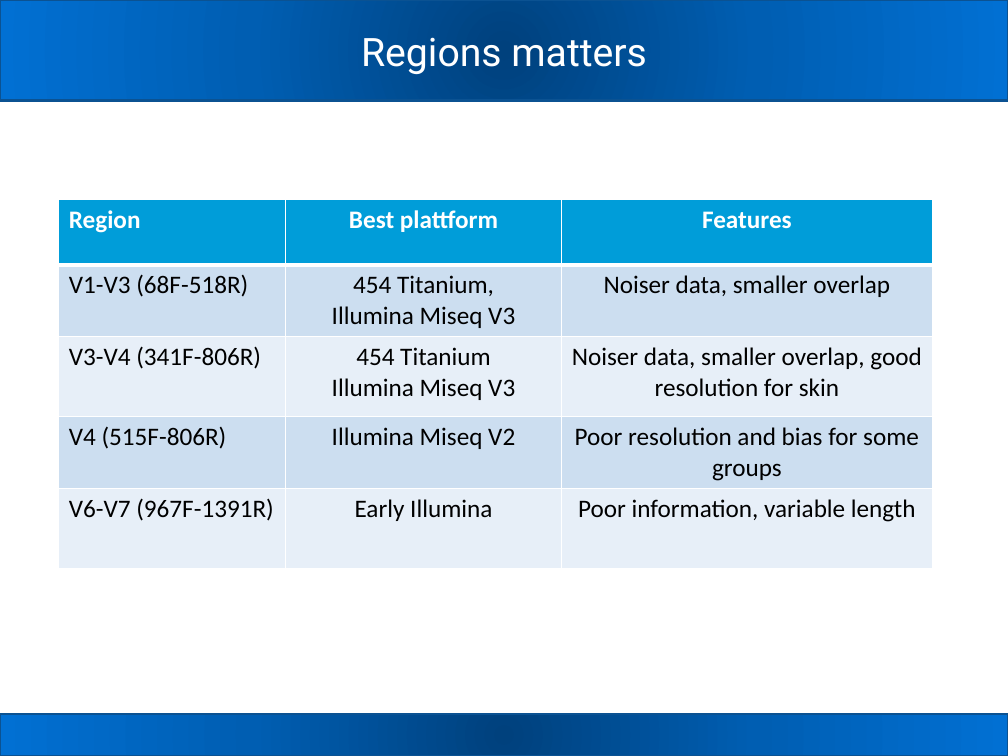
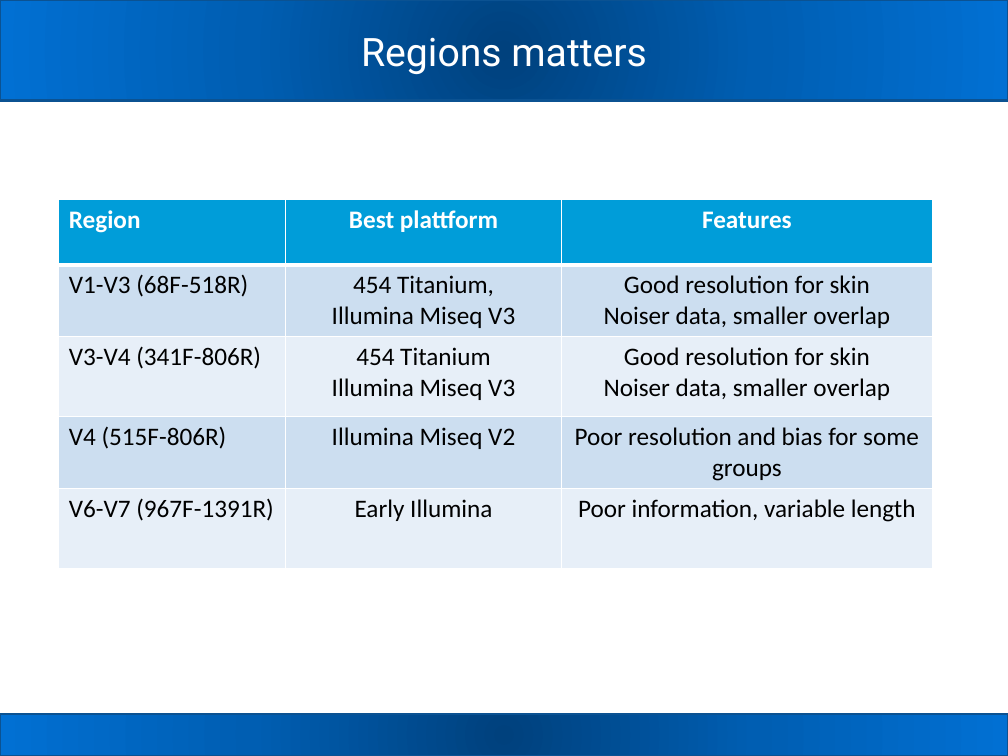
Before and after one commit to carden24/2018_Taller_Genomica_ambiental, a slide deck: slide 32 of W2_16S_analysis.pptx. Drawn at 1008x756 pixels with LibreOffice and Linux fonts; fonts in the diff are those of the drawing. Boxes give left, top, right and bottom in pixels: in the first picture for what was removed or moved away, otherwise in the second. Text is boxed around its words. In the diff, an @@ line names an element or a change of style, - is before the commit and + after.

```diff
--- a/W2_16S_analysis.pptx
+++ b/W2_16S_analysis.pptx
@@ table at [58, 199, 932, 556] @@
-row 2, column 3: Noiser data, smaller overlap
+row 2, column 3: Good resolution for skin / Noiser data, smaller overlap
-row 3, column 3: Noiser data, smaller overlap, good resolution for skin
+row 3, column 3: Good resolution for skin / Noiser data, smaller overlap
```
Also in this commit, not shown: 2 other slides changed, 2 slides added, 2 other files.
